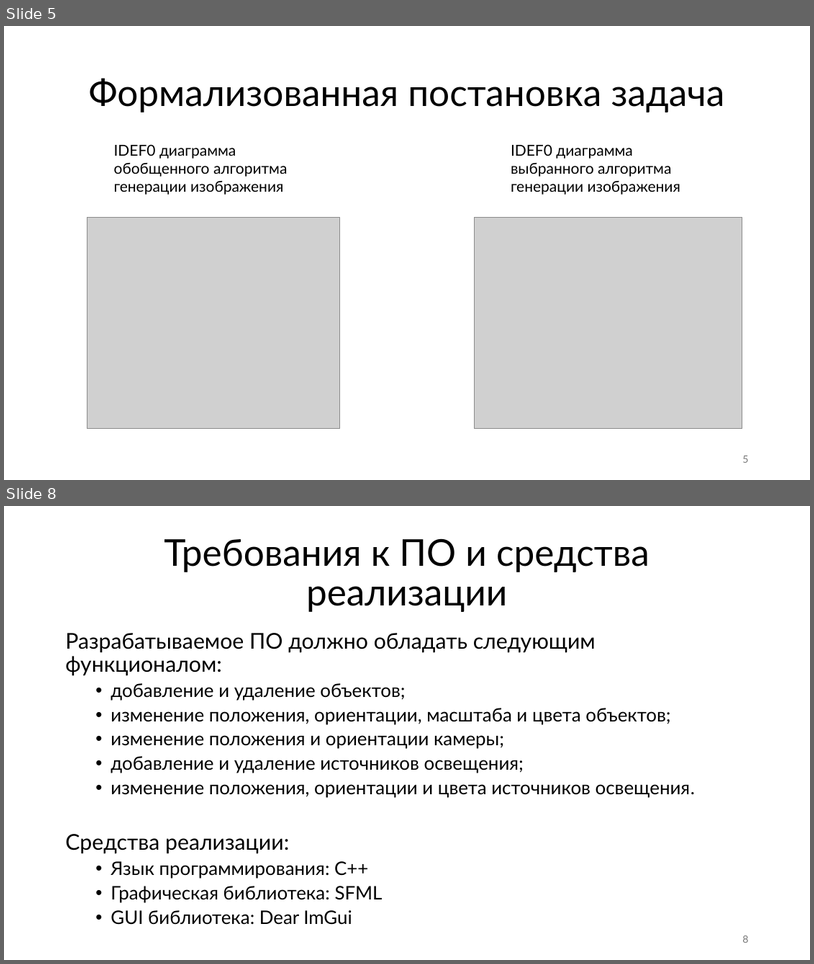
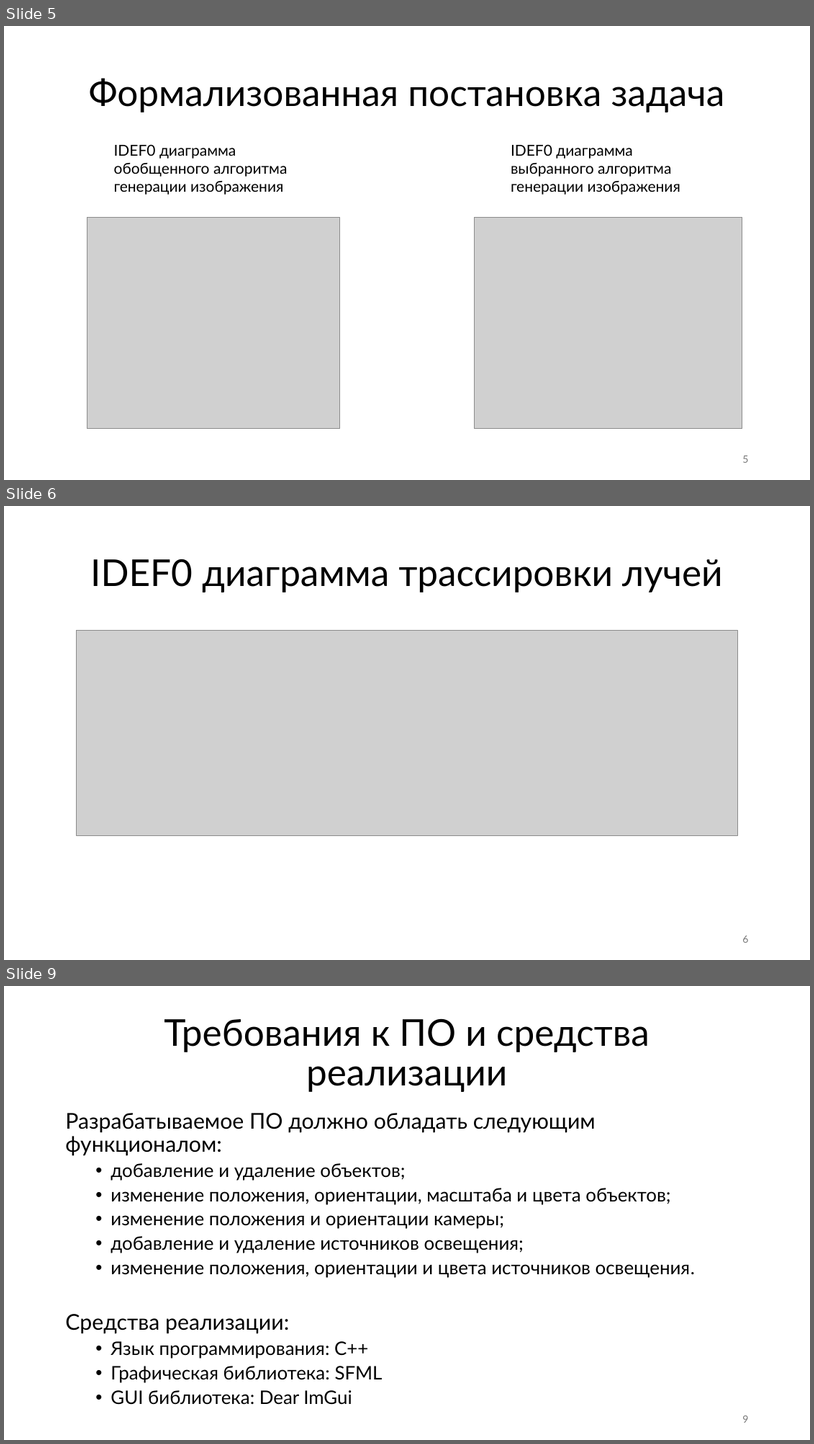
Before and after one commit to s3menchuk/bmstu-cw-cg, a slide deck: docs/presentation.pptx. Shown one above the other, each under a label of ours: slides 5 and 8 before the commit, slides 5, 6 and 9 after it; the slides between them are not shown. The pictures are 814x964 and 814x1444 pixels, drawn with LibreOffice and Linux fonts; fonts in the diff are those of the drawing; grey boxes stand for pictures. Boxes give left, top, right and bottom in pixels: in the first picture for what was removed or moved away, otherwise in the second. Text is boxed around its words. In the diff, an @@ line names an element or a change of style, - is before the commit and + after.

```diff
--- a/docs/presentation.pptx
+++ b/docs/presentation.pptx
@@ slide 6 added at bbox=[4, 506, 810, 960], background #FFFFFF @@
@@ title added at bbox=[90, 559, 723, 592], 44 pt, text #000000 @@
+IDEF0 диаграмма трассировки лучей
@@ picture added at bbox=[76, 631, 738, 836] @@
@@ page number added at bbox=[743, 935, 748, 942], 12 pt, text #797979 @@
+6
@@ what was slide 8 is now slide 9 @@
@@ page number at bbox=[743, 1415, 748, 1422]: text changed @@
-8
+9
```
Also in this commit, not shown: 1 slide changed, 4 other files.
